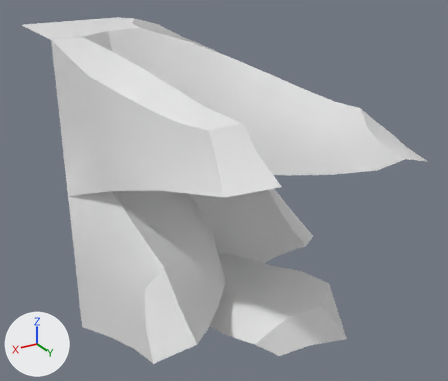
The FBX model A Mazing Penguin/Assets/Art/3D Models/Cave/CaveSpikeCornerWall.fbx: old version first, new version second.
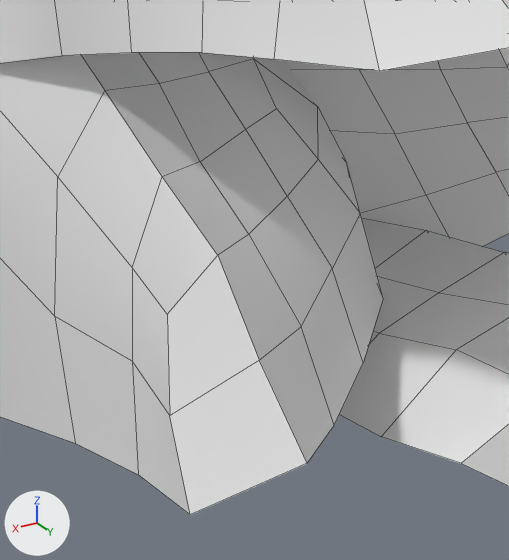
Each version appears first whole from a camera (50 mm lens) standing at (2.02, 3.36, 2.62) and looking at (0.03, 0.04, 0.96), and next in a close-up on the part from 18% to 61% of the width and 45% to 100% of the height. The axes (+X, +Y, +Z) are drawn at lower left. The lights are the same throughout. The close-ups show mesh edges as thin lines. Where no turn or scale is listed for an object, it has been applied to the vertices.

Objects in the first close-up: 'CaveSpikeWallCorner'.
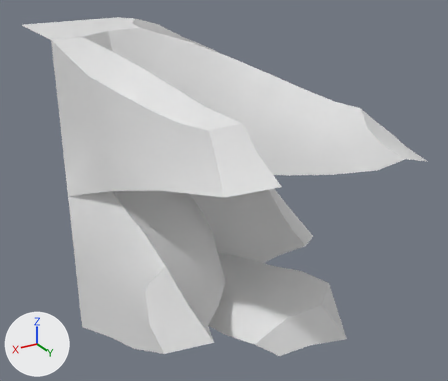
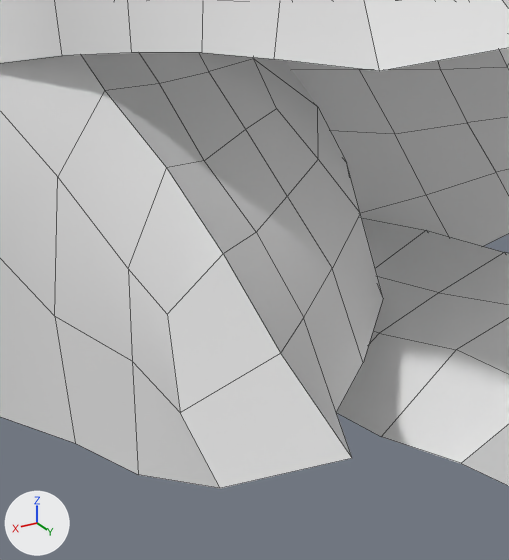
What the commit changed:
me_cube_019 has 256 vertices, 210 faces and spans x -0.99..1.0, y -1.0..1.06, z 0.0..2.0.
me_cube_019 is used by ob_cavespikewallcorner; location (0.0, 0.0, 0.0).
Part 1, on me_cube_019:
Vertex 41 of me_cube_019 moves from (0.73, 0.91, 0.53) at pixel (307, 463) to (0.64, 0.95, 0.53) at pixel (352, 458).
Vertex 43 of me_cube_019 moves from (0.59, 0.39, 0.77) at pixel (248, 234) to (0.57, 0.39, 0.77) at pixel (256, 232).
Vertex 44 of me_cube_019 moves from (0.74, 0.55, 0.83) at pixel (217, 255) to (0.72, 0.55, 0.83) at pixel (223, 253).
Vertex 45 of me_cube_019 moves from (0.55, 0.7, 0.42) at pixel (334, 425) to (0.52, 0.66, 0.42) at pixel (336, 412).
Vertex 46 of me_cube_019 moves from (0.91, 0.73, 0.35) at pixel (190, 514) to (0.83, 0.7, 0.37) at pixel (220, 488).
Vertex 88 of me_cube_019 moves from (0.82, 0.27, 0.69) at pixel (132, 267) to (0.83, 0.27, 0.69) at pixel (128, 268).
Vertex 90 of me_cube_019 moves from (0.6, 0.17, 0.85) at pixel (200, 161) to (0.59, 0.17, 0.85) at pixel (204, 160).
Vertex 92 of me_cube_019 moves from (0.75, 0.3, 0.92) at pixel (162, 176) to (0.74, 0.3, 0.93) at pixel (166, 167).
Vertex 148 of me_cube_019 moves from (0.73, 0.72, 0.67) at pixel (259, 360) to (0.68, 0.72, 0.67) at pixel (280, 353).
Vertex 149 of me_cube_019 moves from (0.56, 0.58, 0.61) at pixel (301, 326) to (0.53, 0.55, 0.61) at pixel (303, 317).
Vertex 150 of me_cube_019 moves from (0.89, 0.59, 0.51) at pixel (169, 415) to (0.86, 0.59, 0.51) at pixel (180, 412).

Boxes (x1, y1, x2, y2) around the edits, measured in the close-ups (509 x 560 px; the box of a moved part takes in the faces that stretch with it):
'CaveSpikeWallCorner', reshaped
    before: (0, 0, 509, 515)
    after: (0, 0, 509, 488)
part 1 of me_cube_019, moved or reshaped
    before: (55, 71, 363, 515)
    after: (55, 71, 363, 488)
